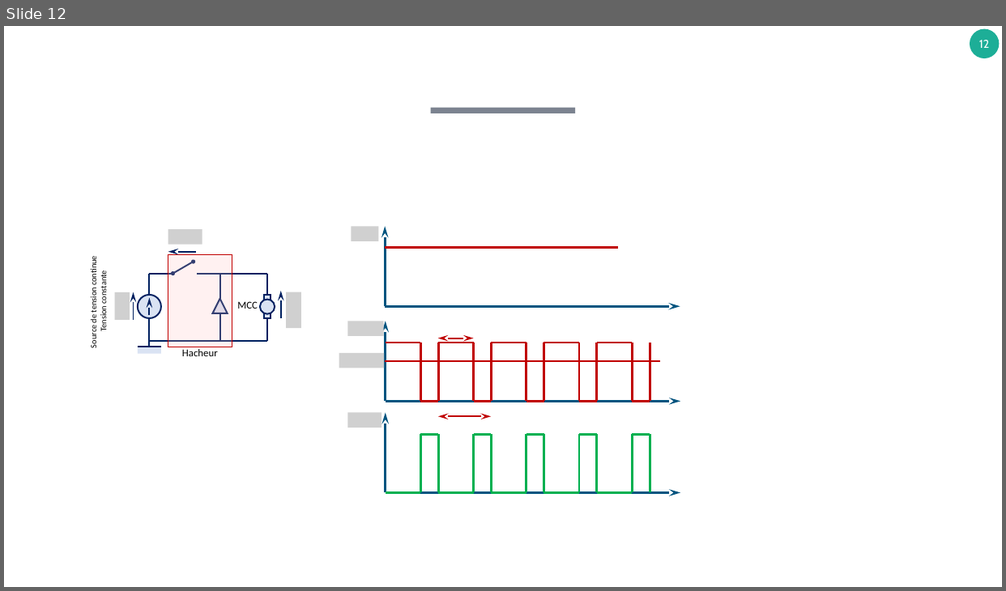
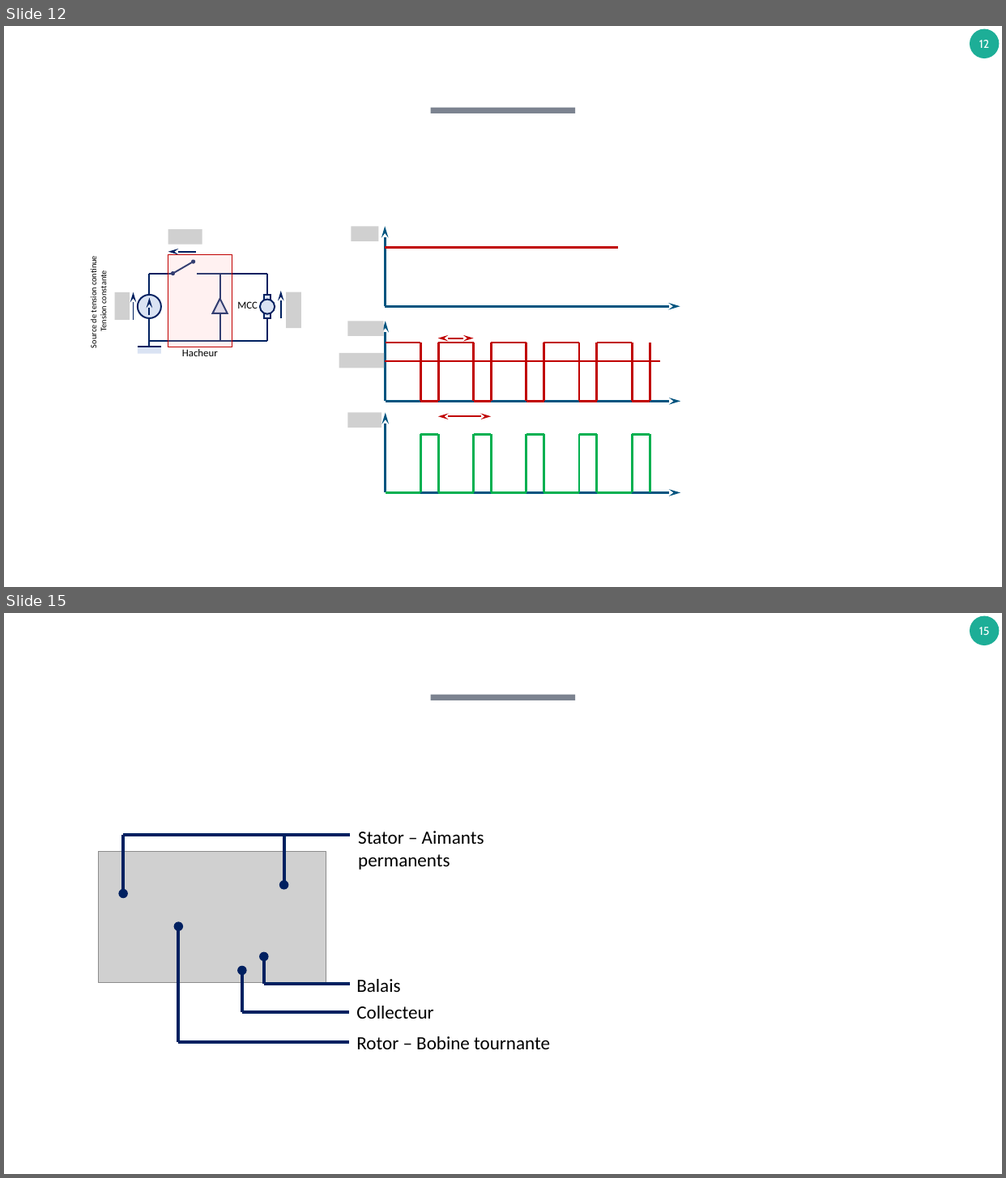
Before and after one commit to xpessoles/PSI_Preparation_Oral, a slide deck: Fiches_Protocoles_Techno/Fiches_Technologie.pptx. Shown one above the other, each under a label of ours: slide 12 before the commit, slides 12 and 15 after it; the slides between them are not shown. The pictures are 1006x591 and 1006x1178 pixels, drawn with LibreOffice and Linux fonts; fonts in the diff are those of the drawing; grey boxes stand for pictures; background and template pictures are left out. Boxes give left, top, right and bottom in pixels: in the first picture for what was removed or moved away, otherwise in the second. Text is boxed around its words. In the diff, an @@ line names an element or a change of style, - is before the commit and + after.

```diff
--- a/Fiches_Protocoles_Techno/Fiches_Technologie.pptx
+++ b/Fiches_Protocoles_Techno/Fiches_Technologie.pptx
@@ slide 15 added at box(4, 613, 1002, 1174), background #FFFFFF; not listed: 2 template elements that a slide beside it also shows @@
@@ text added at box(358, 831, 484, 870), 18 pt, text #000000 @@
+Stator – Aimants permanents
@@ picture added at box(98, 852, 326, 983) @@
@@ arrow added from (123, 835) to (123, 894), #002060 3 pt @@
@@ line added from (123, 835) to (350, 835), #002060 3 pt @@
@@ arrow added from (284, 835) to (284, 884), #002060 3 pt @@
@@ arrow added from (178, 1043) to (178, 926), #002060 3 pt @@
@@ arrow added from (242, 1012) to (242, 971), #002060 3 pt @@
@@ arrow added from (264, 984) to (264, 956), #002060 3 pt @@
@@ line added from (264, 984) to (350, 984), #002060 3 pt @@
@@ text added at box(356, 979, 400, 992), 18 pt, text #000000 @@
+Balais
@@ line added from (242, 1012) to (349, 1012), #002060 3 pt @@
@@ text added at box(356, 1006, 433, 1019), 18 pt, text #000000 @@
+Collecteur
@@ line added from (178, 1043) to (349, 1043), #002060 3 pt @@
@@ text added at box(356, 1037, 550, 1050), 18 pt, text #000000 @@
+Rotor – Bobine tournante
```
Also in this commit, not shown: 3 other slides added, 1 other file.
